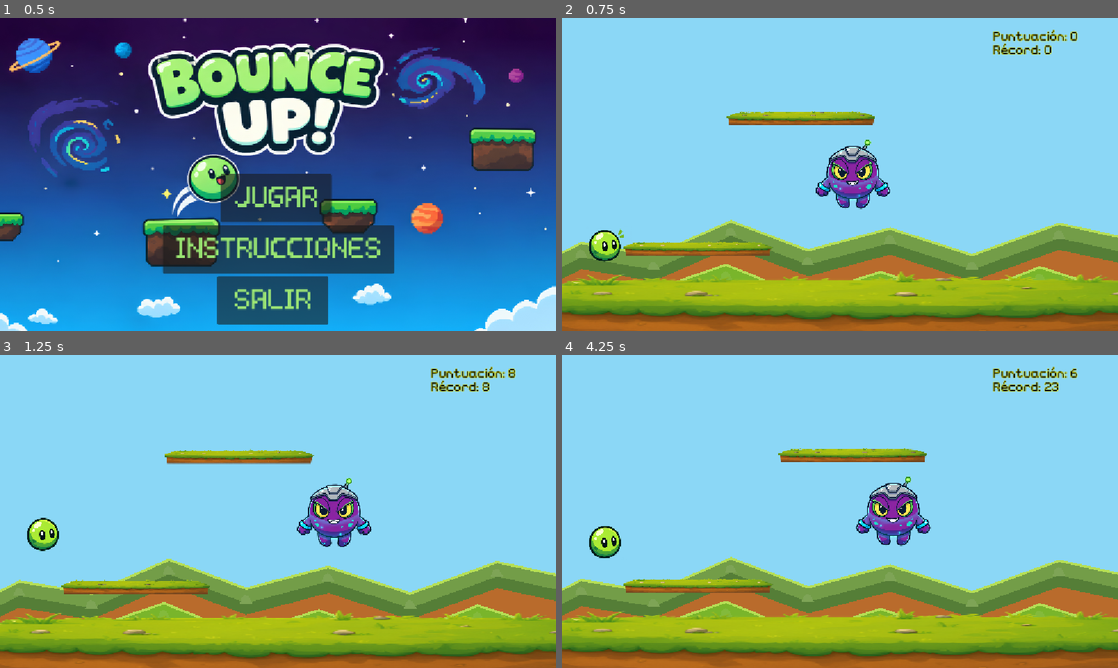
Above: before the commit, frames 1-4 (two rows, left to right).
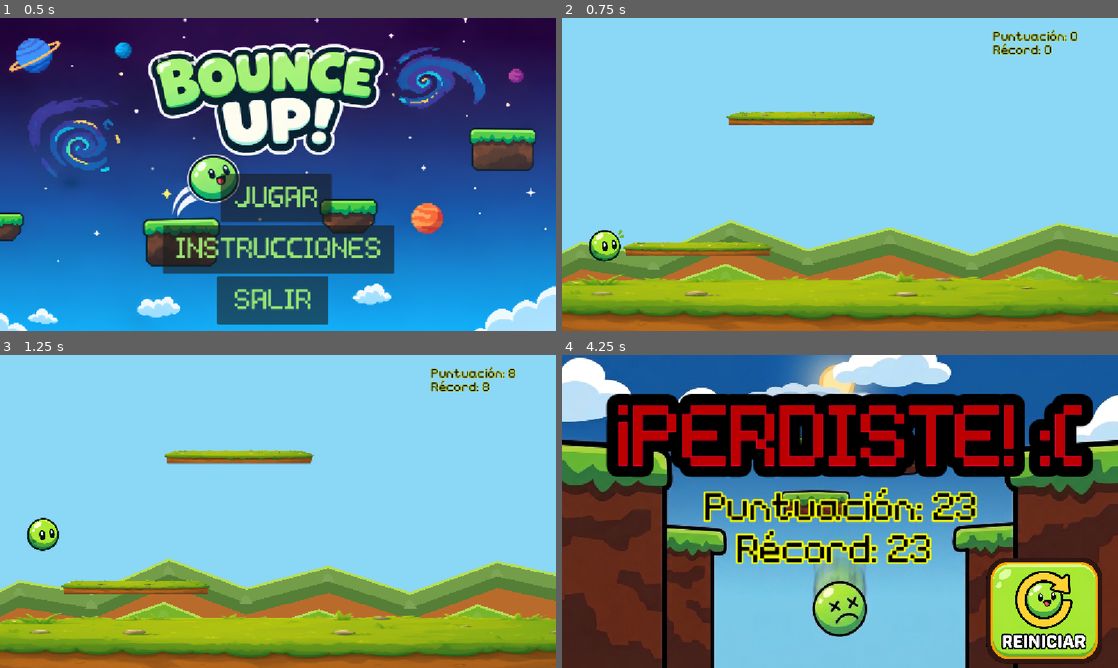
Above: after the commit, the same moments.

Repository: Miranda-511/Bounce-Up-
Game: Godot game, scene res://escenas/menu.tscn
The game is run twice, just before and just after one commit, with the same random seed, the same clock (stepped at 60 frames per second) and the same inputs.
Inputs (mouse positions are in pixels of both pictures, inside the frame that each line leads up to):
- Up to frame 1 (0.5 s): no input
- Up to frame 2 (0.75 s): click "JUGAR" at 0.5 s
- Up to frame 3 (1.25 s): no input
- Up to frame 4 (4.25 s): hold Right (ui_right) 1.28-2.78 s; hold Left (ui_left) 2.78-3.5 s; click (1045, 611) at 3.52 s

Frame 1 is identical in both runs. In frame 2, 1.7% of the frame differs, in the area x 45-59%, y 38-62%; in frame 3, 1.7%; in frame 4, 100%, in the area x 0-100%, y 0-100%.

Commit message:
la vdd ni idea, alien sin generacion??

Diff:
--- a/escenas/alien.tscn
+++ b/escenas/alien.tscn
@@ -40,7 +40,7 @@
 
 [node name="Alien" type="Area2D" unique_id=387026917]
 position = Vector2(572, 334)
-scale = Vector2(0.56999177, 0.5476038)
+scale = Vector2(0.52999663, 0.5476038)
 script = SubResource("GDScript_ryjbn")
 
 [node name="Sprite2D" type="Sprite2D" parent="." unique_id=1175185483]
--- a/escenas/main.tscn
+++ b/escenas/main.tscn
@@ -1,7 +1,6 @@
 [gd_scene format=3 uid="uid://c25rogsoeh8ge"]
 
 [ext_resource type="PackedScene" uid="uid://cfsn8nl7xmay2" path="res://escenas/player.tscn" id="1_jumxm"]
-[ext_resource type="PackedScene" uid="uid://ch5ner46gv436" path="res://escenas/alien.tscn" id="1_o8odp"]
 [ext_resource type="PackedScene" uid="uid://bdaevce65k24h" path="res://escenas/background.tscn" id="2_26pgj"]
 [ext_resource type="PackedScene" uid="uid://bqijyx2j6xcjs" path="res://escenas/floor.tscn" id="3_dkga6"]
 [ext_resource type="Script" uid="uid://b1j42va45lk7k" path="res://scripts/platformgenerator.gd" id="4_68mvh"]
@@ -16,8 +15,6 @@
 outline_color = Color(1, 1, 0, 1)
 
 [node name="main" type="Node2D" unique_id=1156450642]
-
-[node name="Alien" parent="." unique_id=387026917 instance=ExtResource("1_o8odp")]
 
 [node name="floor" parent="." unique_id=1799524660 instance=ExtResource("3_dkga6")]
 
